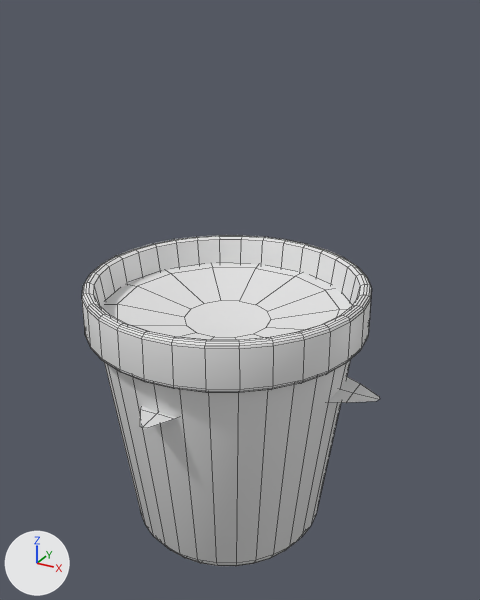
An edit to the FBX model Models/Plants/Stage3Indica.fbx, drawn before and after from the same camera.
Rendered twice from a 50 mm camera at (0.175, -0.304, 0.308) aimed at (0.005, 0.005, 0.154). Every picture has the same lights, and +X, +Y and +Z are marked at lower left. The older version comes first. Mesh edges are drawn as thin lines.

In view in the first picture: 'Stage3Indica'.
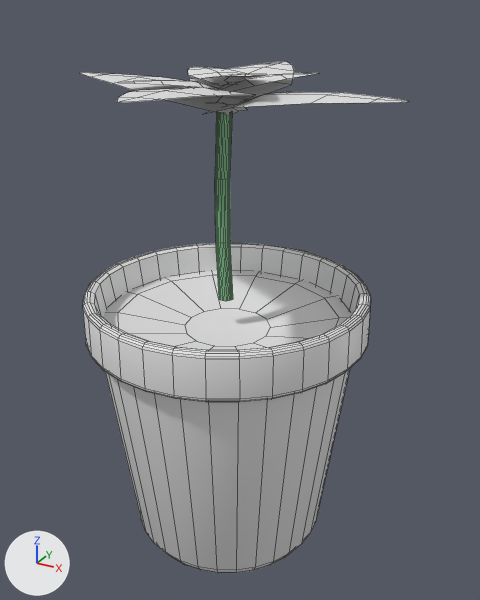
Where the change shows, as pixel boxes [x1, y1, x2, y2] in the pictures (480 x 600 px; the box of a moved part takes in the faces that stretch with it):
'Stage3Indica', reshaped (10% wider, 55% taller)
    before: [82, 235, 380, 566]
    after: [81, 61, 408, 573]
part 1 of me_cylinder_127, moved or reshaped (not visible before)
    after: [215, 112, 233, 301]
part 2 of me_cylinder_127, moved or reshaped (not visible before)
    after: [81, 72, 247, 115]
part 3 of me_cylinder_127, moved or reshaped
    before: [328, 377, 380, 403]
    after: [204, 92, 408, 114]
part 4 of me_cylinder_127, moved or reshaped (not visible before)
    after: [190, 61, 294, 105]
part 5 of me_cylinder_127, moved or reshaped
    before: [140, 406, 177, 428]
    after: [117, 87, 254, 102]
part 6 of me_cylinder_127, moved or reshaped (not visible before)
    after: [219, 73, 318, 91]
part 7 of me_cylinder_127, moved or reshaped (not visible before)
    after: [121, 80, 222, 90]
part 8 of me_cylinder_127, moved or reshaped (not visible before)
    after: [202, 74, 267, 84]
part 9 of me_cylinder_127, moved or reshaped (not visible before)
    after: [188, 66, 246, 85]
part 10 of me_cylinder_127, moved or reshaped
    before: [103, 263, 351, 340]
    after: [103, 271, 351, 350]
part 11 of me_cylinder_127, moved or reshaped
    before: [82, 235, 372, 566]
    after: [83, 243, 371, 573]

The change, as a list of edits to the scene's bpy script:
```text
Change me_cylinder_127:
    used by ob_stage3indica; location = (0.0, 0.0, 0.0)
    remove me_cylinder_127.from_pydata(...)  # 802 vertices, 673 faces; spans x -0.093..0.093, y -0.086..0.086, z 0.0..0.168
    add me_cylinder_127.from_pydata(...)  # 844 vertices, 673 faces; spans x -0.093..0.093, y -0.086..0.086, z 0.0..0.298
    me_cylinder_127 part 1: the loose piece of 128 vertices spanning x -0.006..0.002, y -0.005..0.006, z 0.0..0.107 is moved by (0.0, 0.0, 0.155)
    me_cylinder_127 part 2: the loose piece of 15 vertices spanning x -0.093..0.007, y -0.032..0.034, z 0.105..0.121 is moved by (0.0, 0.0, 0.155)
    me_cylinder_127 part 3: the loose piece of 15 vertices spanning x -0.007..0.093, y -0.033..0.032, z 0.105..0.117 is moved by (0.0, 0.0, 0.155)
    me_cylinder_127 part 4: the loose piece of 15 vertices spanning x -0.034..0.027, y -0.006..0.086, z 0.109..0.124 is moved by (0.0, 0.0, 0.155)
    me_cylinder_127 part 5: the loose piece of 15 vertices spanning x -0.034..0.027, y -0.086..0.007, z 0.109..0.12 is moved by (0.0, 0.0, 0.155)
    me_cylinder_127 part 6: the loose piece of 15 vertices spanning x -0.01..0.036, y -0.005..0.037, z 0.114..0.123 is moved by (0.0, 0.0, 0.155)
    me_cylinder_127 part 7: the loose piece of 15 vertices spanning x -0.043..0.003, y -0.034..0.009, z 0.114..0.121 is moved by (0.0, 0.0, 0.155)
    me_cylinder_127 part 8: the loose piece of 15 vertices spanning x -0.008..0.034, y -0.026..0.009, z 0.118..0.126 is moved by (0.0, 0.0, 0.155)
    me_cylinder_127 part 9: the loose piece of 15 vertices spanning x -0.039..0.004, y -0.003..0.032, z 0.118..0.124 is moved by (0.0, 0.0, 0.155)
    me_cylinder_127 part 10: the loose piece of 42 vertices spanning x -0.074..0.074, y -0.072..0.072, z 0.143..0.15 is moved by (0.0, 0.0, -0.005)
    me_cylinder_127 part 11: the loose piece of 512 vertices spanning x -0.081..0.081, y -0.081..0.081, z 0.005..0.168 is moved by (0.0, 0.0, -0.005)
    other edits to the shape of me_cylinder_127 do not show in these pictures
```
